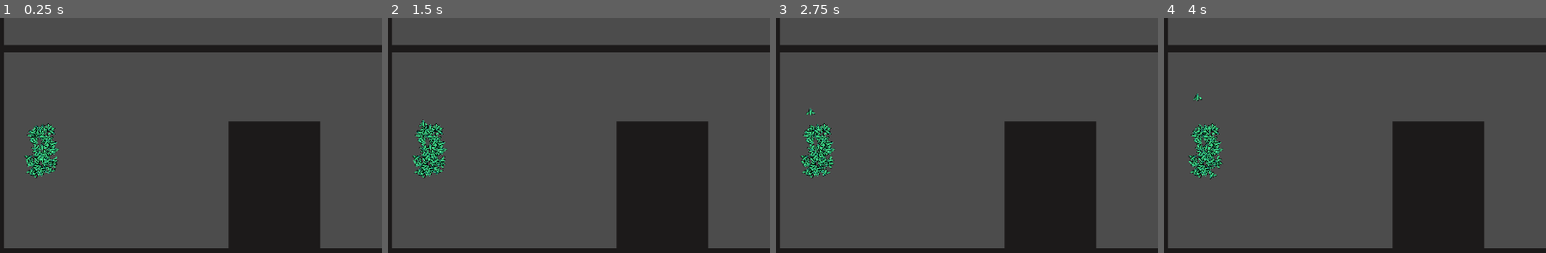
Above: before the commit, frames 1-4 (left to right).
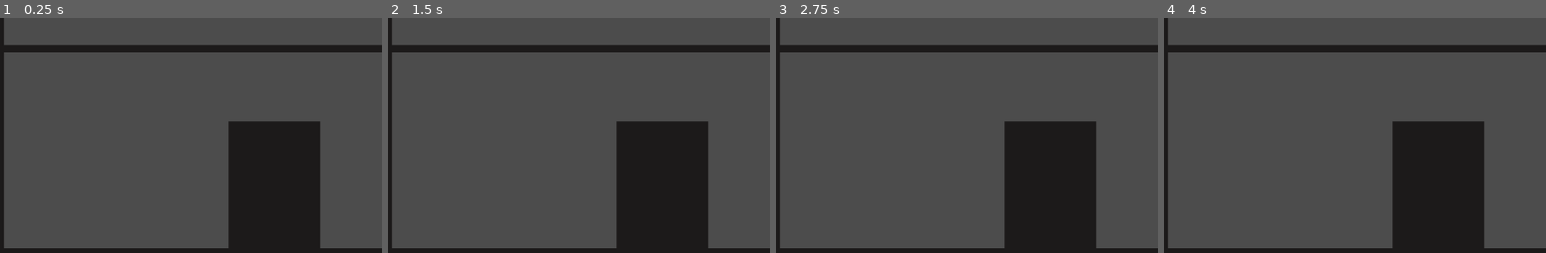
Above: after the commit, the same moments.

Repository: a0x77ry/plasmata
Game: Godot game, scene res://level1.tscn
Two runs of this game, one before a commit and one after it. Both use one fixed random seed, a clock stepped at 60 frames per second and the inputs below.
Inputs:
- Up to frame 1 (0.25 s): no input
- Up to frame 2 (1.5 s): tap Enter (ui_accept) at 0.5, 0.77, 1.25 s
- Up to frame 3 (2.75 s): tap Enter (ui_accept) at 1.52, 2 s
- Up to frame 4 (4 s): tap Enter (ui_accept) at 2.75, 3.02, 3.5, 3.77 s
The pictures show only the part of the screen within x 0-50%, y 17-67%; the shares and areas given below are measured in that part.

The runs differ from the first frame. In frame 1, 1.3% of the frame differs, in the area x 6-16%, y 44-68%; in frame 2, 1.3%; in frame 3, 1.3%, in the area x 6-16%, y 38-68%; in frame 4, 1.3%.
Error after the commit: Invalid set index 'comp_distance' (on base: 'Reference (genome.gd)') with value of type 'float'. (res://scripts/population.gd:129)

Commit message:
Better speciation

Diff:
--- a/level1.tscn
+++ b/level1.tscn
@@ -39,6 +39,18 @@
 outline_size = 1
 outline_color = Color( 0.0352941, 0, 0, 1 )
 font_data = ExtResource( 1 )
+
+[sub_resource type="StyleBoxFlat" id=8]
+bg_color = Color( 0.215686, 0.0745098, 0.0745098, 1 )
+border_width_left = 1
+border_width_top = 1
+border_width_right = 1
+border_width_bottom = 1
+border_color = Color( 0.027451, 0.0235294, 0.0235294, 1 )
+corner_radius_top_left = 2
+corner_radius_top_right = 2
+corner_radius_bottom_right = 2
+corner_radius_bottom_left = 2
 
 [node name="Level1" type="Node2D" groups=["level"]]
 position = Vector2( -1, 100 )
@@ -214,13 +226,25 @@
 custom_fonts/font = SubResource( 6 )
 text = "Best time:"
 
-[node name="Time" type="Label" parent="SolvedMessage/HBox/BestTime"]
+[node name="HBox" type="HBoxContainer" parent="SolvedMessage/HBox/BestTime"]
 margin_top = 54.0
 margin_right = 113.0
 margin_bottom = 96.0
+
+[node name="Time" type="Label" parent="SolvedMessage/HBox/BestTime/HBox"]
+margin_right = 79.0
+margin_bottom = 42.0
 custom_colors/font_color = Color( 0.843137, 0.772549, 0.764706, 1 )
 custom_fonts/font = SubResource( 7 )
-text = "15.2"
+text = "15.22"
+
+[node name="WinningColor" type="Panel" parent="SolvedMessage/HBox/BestTime/HBox"]
+margin_left = 83.0
+margin_right = 113.0
+margin_bottom = 42.0
+size_flags_horizontal = 3
+size_flags_vertical = 3
+custom_styles/panel = SubResource( 8 )
 
 [connection signal="body_entered" from="FinishLine" to="." method="_on_FinishLine_body_entered"]
 [connection signal="timeout" from="Timer" to="." method="_on_Timer_timeout"]
--- a/scripts/level1.gd
+++ b/scripts/level1.gd
@@ -8,7 +8,8 @@
 onready var gen_counter = get_node("GenCounter/GenNumber")
 onready var curve = get_node("Path2D").curve
 onready var solved_message_box = get_node("SolvedMessage")
-onready var solved_best_time = get_node("SolvedMessage/HBox/BestTime/Time")
+onready var solved_best_time = get_node("SolvedMessage/HBox/BestTime/HBox/Time")
+onready var winning_color = get_node("SolvedMessage/HBox/BestTime/HBox/WinningColor").get_stylebox("panel").bg_color
 
 var population
 var number_of_agents
@@ -118,6 +119,7 @@
     if time < best_time:
       best_time = time
       solved_best_time.text = String("%.2f" % time)
+      winning_color = agent.modulate
 
 
 func _on_Timer_timeout():
--- a/scripts/population.gd
+++ b/scripts/population.gd
@@ -126,6 +126,7 @@
   var _genomes = []
   for agent in agents:
     agent.get_fitness()
+    agent.genome.comp_distance = INF
     _genomes.append(agent.genome)
   genomes = _genomes.duplicate()
 
@@ -137,6 +138,7 @@
       sp.reset_species()
 
   for genome in genomes:
+    var closest_species = {"cd": INF}
     # get all the genome's nodes, innovation numberss and their max IN
     var gen_all_genes = genome.input_nodes + genome.hidden_nodes \
         + genome.output_nodes + genome.links
@@ -207,21 +209,25 @@
       var compatibility_distance = ((C1 * excess_genes_num) / N) \
           + ((C2 * disjoint_genes_num) / N) \
           + (C3 * avg_weight_diff)
-      if compatibility_distance < dt:
+      if compatibility_distance < dt && compatibility_distance < closest_species["cd"]:
         is_different_species = false
-        add_member_to_species(sp, genome)
-        break # we don't want a genome to belong to 2 different species
-    if is_different_species || species.empty():
+        closest_species = {"species": sp, "cd": compatibility_distance}
+        # break # we don't want a genome to belong to 2 different species
+    if !is_different_species && !species.empty():
+      add_member_to_species(closest_species["species"], genome, closest_species["cd"])
+    elif is_different_species || species.empty():
       add_new_species(genome)
 
 func add_new_species(genome):
   var sp = Species.new(self, genome, [genome])
   genome.tint = sp.tint
+  genome.comp_distance = 0.0
   species.append(sp)
 
-func add_member_to_species(sp, genome):
+func add_member_to_species(sp, genome, cd):
   sp.members.append(genome)
   genome.tint = sp.tint
+  genome.comp_distance = cd
 
 
 func generate_UIN():
Not shown: 1 places in level1.tscn that only renumber resources
Not shown, added: README.md
